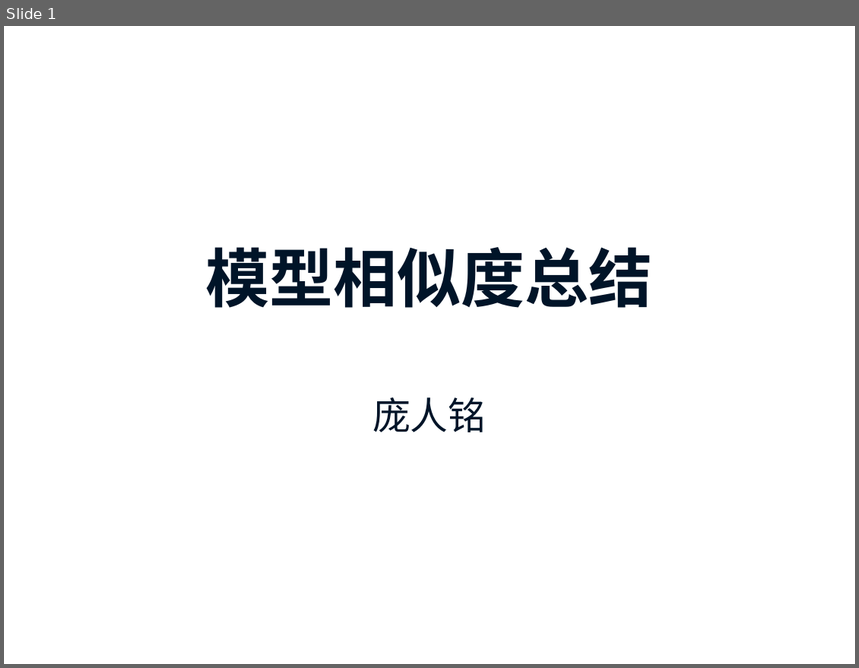
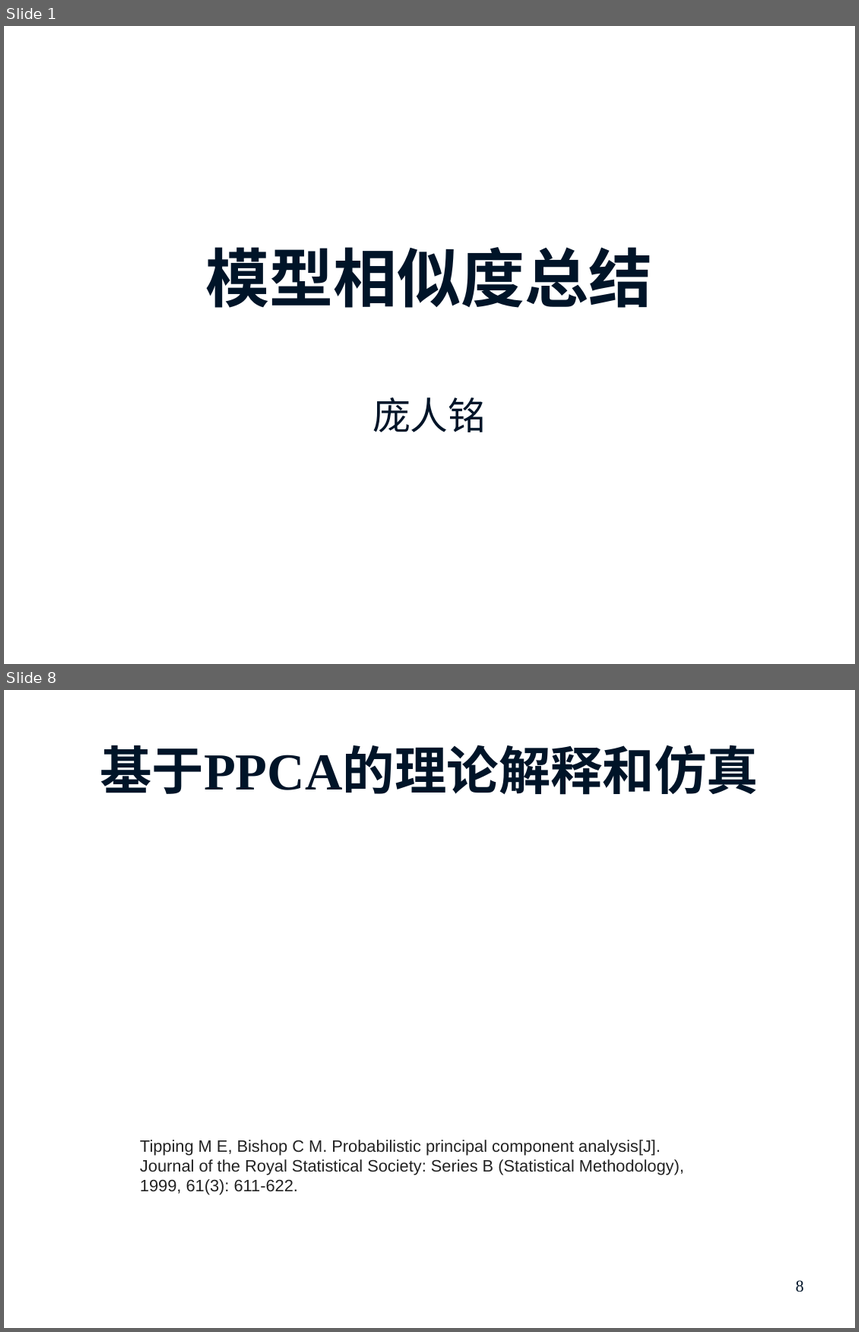
Before and after one commit to prm10/paper, a slide deck: presentation/模型相似度总结.pptx. Shown one above the other, each under a label of ours: slide 1 before the commit, slides 1 and 8 after it; the slides between them are not shown. The pictures are 859x668 and 859x1332 pixels, drawn with LibreOffice and Linux fonts; fonts in the diff are those of the drawing; grey boxes stand for pictures; background and template pictures are left out. Boxes give left, top, right and bottom in pixels: in the first picture for what was removed or moved away, otherwise in the second. Text is boxed around its words. In the diff, an @@ line names an element or a change of style, - is before the commit and + after.

```diff
--- a/presentation/模型相似度总结.pptx
+++ b/presentation/模型相似度总结.pptx
@@ slide 8 added at [4,690,855,1328], background #FFFFFF @@
@@ title added at [100,745,759,795], 44 pt, text #001428, bold @@
+基于PPCA的理论解释和仿真
@@ text added at [140,1140,684,1195], 14 pt, text #222222 @@
+Tipping M E, Bishop C M. Probabilistic principal component analysis[J]. Journal of the Royal Statistical Society: Series B (Statistical Methodology), 1999, 61(3): 611-622.
@@ page number added at [796,1281,804,1293], 14 pt, text #001428 @@
+8
```
Also in this commit, not shown: 4 slides changed, 4 other slides added, 1 slide removed, 2 other files.
